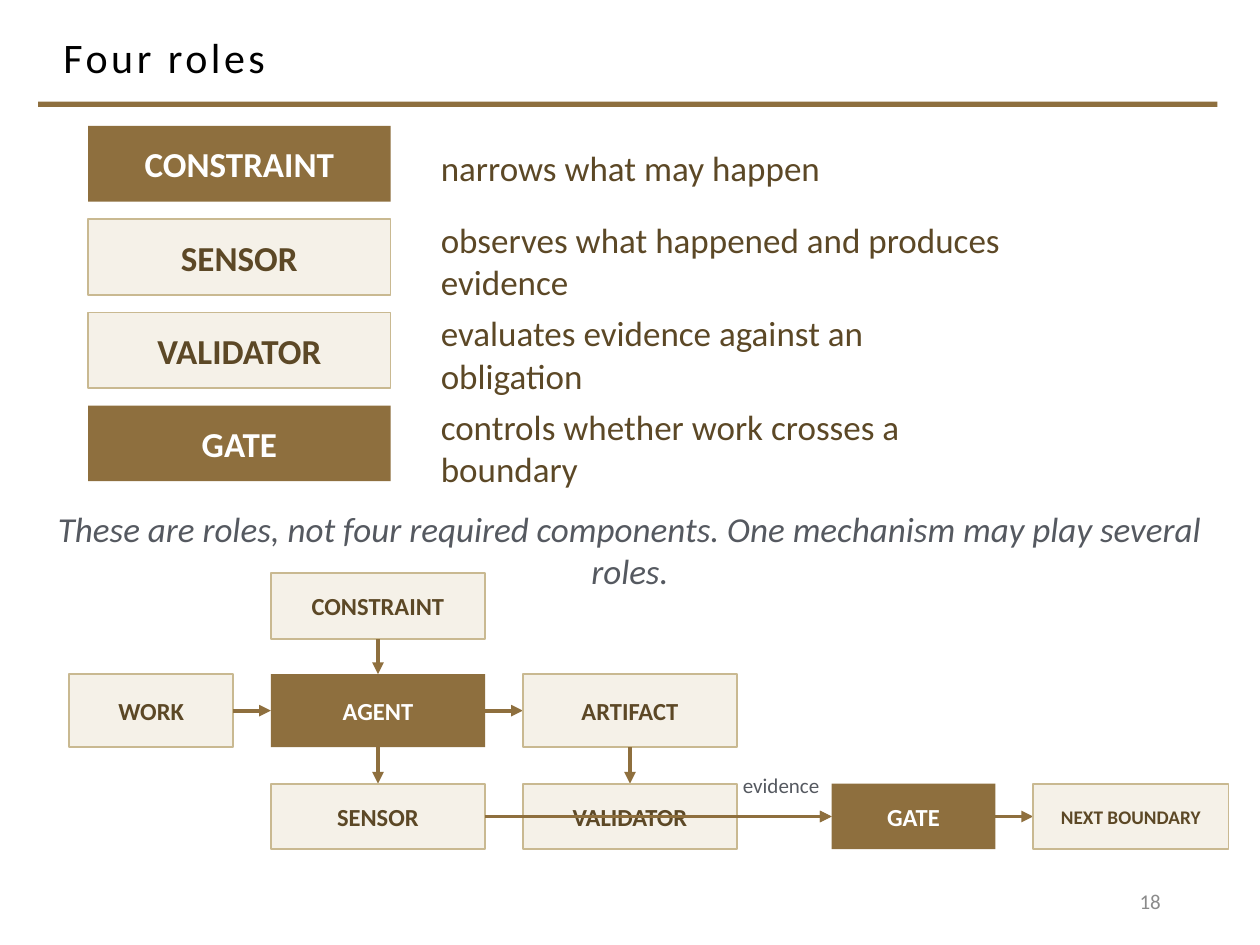
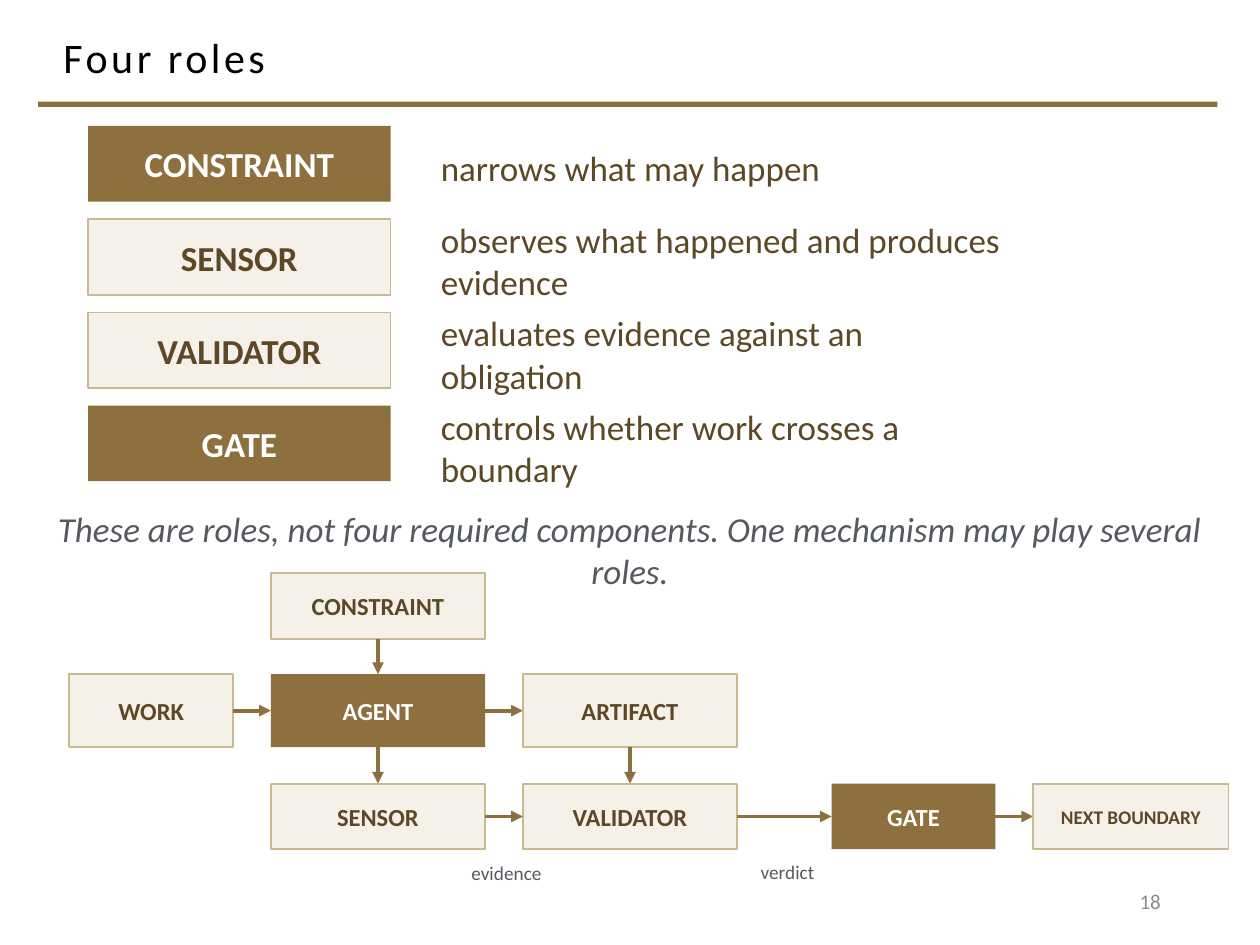
Before and after one commit to davisjam/model-based-agentic-software-engineering, a slide deck: slide 18 of course/lectures/act-2-delegation-and-control/03-alignment/2-3-Alignment.pptx. Drawn at 1260x945 pixels with LibreOffice and Linux fonts; fonts in the diff are those of the drawing; background and template pictures are left out. Boxes give left, top, right and bottom in pixels: in the first picture for what was removed or moved away, otherwise in the second. Text is boxed around its words. In the diff, an @@ line names an element or a change of style, - is before the commit and + after.

Commit message:
deck 2-3 rebuild phase 5: visual-QA fixes (four-roles arrow routing, six-question box, badge width, prompt block, alignment)

```diff
--- a/course/lectures/act-2-delegation-and-control/03-alignment/2-3-Alignment.pptx
+++ b/course/lectures/act-2-delegation-and-control/03-alignment/2-3-Alignment.pptx
@@ arrow removed from (485, 816) to (832, 816) @@
@@ arrow added from (485, 816) to (523, 816), #8E6F3E 2.25 pt @@
@@ text "evidence": place and size @@
-text "evidence" at bbox=[743, 778, 819, 793]
+text "evidence" at bbox=[471, 866, 541, 880]
@@ text "evidence" at bbox=[471, 866, 541, 880]: size 12 to 11 pt; vertical alignment top to middle @@
@@ text added at bbox=[761, 865, 815, 879], 11 pt, text #555960 @@
+verdict
```
Also in this commit, not shown: 5 other slides changed.
